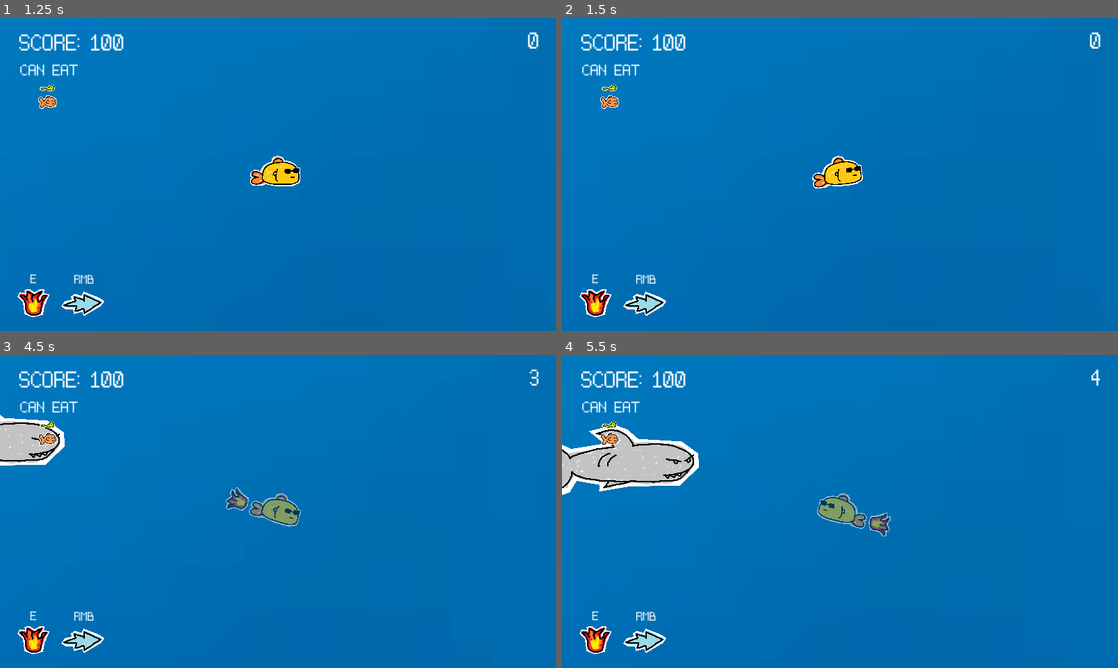
Above: before the commit, frames 1-4 (two rows, left to right).
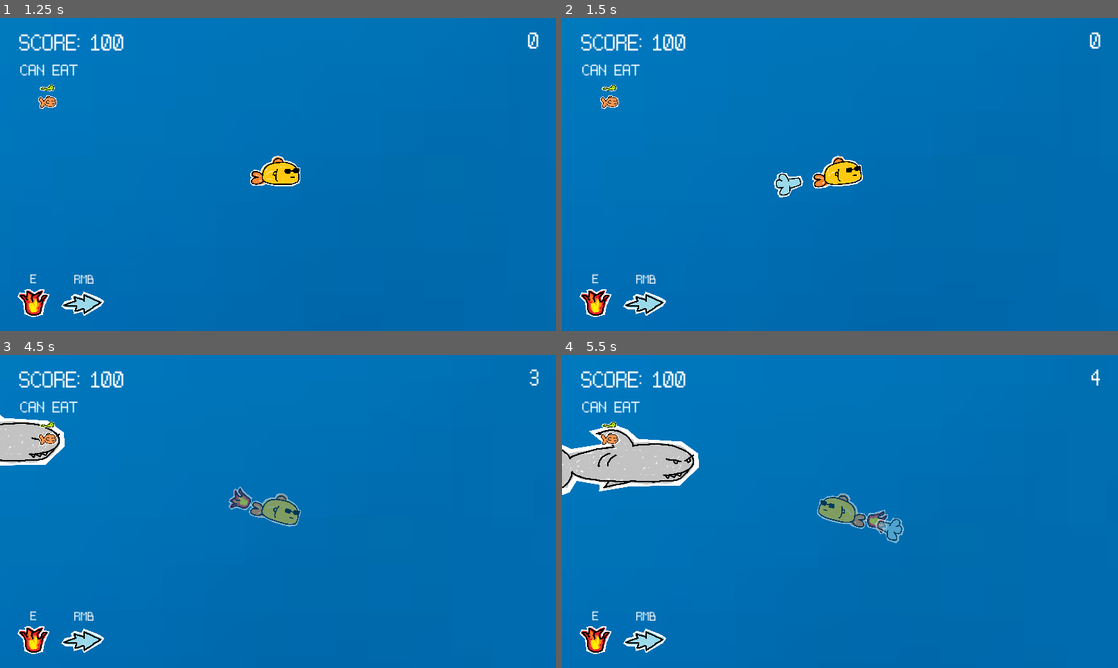
Above: after the commit, the same moments.

Repository: bryanjhdang/gmtk2024
Game: Godot game, scene res://scenes/menu.tscn
The game is run twice, just before and just after one commit, with the same random seed, the same clock (stepped at 60 frames per second) and the same inputs.
Inputs (mouse positions are in pixels of both pictures, inside the frame that each line leads up to):
- Up to frame 1 (1.25 s): click "START" at 0.5 s
- Up to frame 2 (1.5 s): tap Enter at 1.25 s; move the mouse to (962, 158) at 1.27 s; press the mouse at (962, 158) at 1.28 s; right-click (962, 158) at 1.35 s
- Up to frame 3 (4.5 s): tap Space at 2 s; move the mouse to (166, 527) at 2.02 s; release the mouse at (166, 527) at 2.03 s; click (166, 527) at 2.1 s; right-click (166, 527) at 2.3 s; move the mouse to (333, 442) at 2.77 s; press the mouse at (333, 442) at 2.78 s; tap W (chomp) at 2.85 s; tap Enter at 3.5 s; move the mouse to (250, 574) at 3.52 s; release the mouse at (250, 574) at 3.53 s; right-click (250, 574) at 3.6 s; move the mouse to (444, 558) at 4.27 s; hold E (frenzy) from 4.28 s (still down)
- Up to frame 4 (5.5 s): click (1006, 558) at 4.55 s; move the mouse to (673, 464) at 5.02 s; release E (frenzy) at 5.03 s; click (673, 464) at 5.1 s; right-click (673, 464) at 5.3 s

Frame 1 is identical in both runs. In frame 2, 0.3% of the frame differs, in the area x 38-44%, y 49-58%; in frame 3, 0.2%; in frame 4, 0.4%, in the area x 54-62%, y 49-61%.

Commit message:
add dash visual

Diff:
--- a/characters/fish/anglerfish.tscn
+++ b/characters/fish/anglerfish.tscn
@@ -14,7 +14,7 @@
 scale = Vector2(0.25, 0.25)
 texture = ExtResource("1_rh6lt")
 script = ExtResource("2_tch0g")
-value = 300.0
+value = 350.0
 fish_detected_speed = 2.0
 
 [node name="fishBody" type="Area2D" parent="."]
--- /dev/null
+++ b/characters/player/dash.gd
@@ -0,0 +1,32 @@
+extends Sprite2D
+
+@onready var marker = $"../DashMarker"
+
+var push_back_array = [0, 200, 400, 600]
+
+var original_position = Vector2()
+var can_update: bool = true
+var current_index = 0
+
+# Called when the node enters the scene tree for the first time.
+func _ready() -> void:
+	original_position = position
+
+
+# Called every frame. 'delta' is the elapsed time since the previous frame.
+func _process(delta: float) -> void:
+	if is_visible_in_tree():
+		print("hello")
+		if can_update:
+			can_update = false
+			_move_away()
+	else:
+		current_index = 0
+		self.position = marker.position
+
+func _move_away() -> void:
+	var direction = (position - get_parent().position).normalized()
+	position += direction * push_back_array[current_index]
+	current_index = (current_index + 1) % push_back_array.size()
+	await get_tree().create_timer(0.1).timeout
+	can_update = true
--- a/characters/player/frenzy_fire.gd
+++ b/characters/player/frenzy_fire.gd
@@ -11,9 +11,10 @@
 
 # Called every frame. 'delta' is the elapsed time since the previous frame.
 func _process(delta: float) -> void:
-	if can_shake:
-		can_shake = false
-		_shake()
+	if is_visible_in_tree():
+		if can_shake:
+			can_shake = false
+			_shake()
 
 func _shake() -> void:
 	position = original_position + Vector2(
--- a/characters/player/player.tscn
+++ b/characters/player/player.tscn
@@ -1,9 +1,11 @@
-[gd_scene load_steps=7 format=3 uid="uid://dobfx4bhn6edj"]
+[gd_scene load_steps=9 format=3 uid="uid://dobfx4bhn6edj"]
 
 [ext_resource type="Script" path="res://scripts/player.gd" id="1_8td2n"]
 [ext_resource type="Texture2D" uid="uid://bkfj8act1q80l" path="res://assets/main_cutout.png" id="2_s6wvc"]
 [ext_resource type="Texture2D" uid="uid://2e78iq4dxh5m" path="res://assets/frenzy_cutout.png" id="3_7lfde"]
 [ext_resource type="Script" path="res://characters/player/frenzy_fire.gd" id="4_dciv7"]
+[ext_resource type="Texture2D" uid="uid://cbcwio11u85lt" path="res://assets/dash_effect_cutout.png" id="5_yftbg"]
+[ext_resource type="Script" path="res://characters/player/dash.gd" id="6_vs1bu"]
 
 [sub_resource type="GDScript" id="GDScript_vehc7"]
 script/source = "extends Sprite2D
@@ -38,6 +40,15 @@
 texture = ExtResource("3_7lfde")
 script = ExtResource("4_dciv7")
 
+[node name="Dash" type="Sprite2D" parent="Sprite2D"]
+position = Vector2(-1190, 75)
+scale = Vector2(0.855969, 0.855969)
+texture = ExtResource("5_yftbg")
+script = ExtResource("6_vs1bu")
+
+[node name="DashMarker" type="Marker2D" parent="Sprite2D"]
+position = Vector2(-1190, 75)
+
 [node name="CollisionShape2D" type="CollisionShape2D" parent="."]
 rotation = 1.5708
 shape = SubResource("CapsuleShape2D_t2y4k")
--- a/scripts/game_manager.gd
+++ b/scripts/game_manager.gd
@@ -3,7 +3,7 @@
 @onready var hud = %Hud
 
 var score: float
-var target_score: float = 1500.0
+var target_score: float = 2000.0
 
 func _process(delta: float):
 	if (score >= target_score):
--- a/scripts/hud.gd
+++ b/scripts/hud.gd
@@ -49,7 +49,7 @@
 		pufferfish_unlocked = true
 		pufferfish.show()
 		SfxPlayer.play_unlock()
-	if game_manager.score > 300 and anglerfish_unlocked == false:
+	if game_manager.score > 350 and anglerfish_unlocked == false:
 		anglerfish_unlocked = true
 		anglerfish.show()
 		SfxPlayer.play_unlock()
--- a/scripts/player.gd
+++ b/scripts/player.gd
@@ -4,6 +4,7 @@
 @onready var hud = %Hud
 
 @onready var frenzy_visual = $Sprite2D/FrenzyFire
+@onready var dash_visual = $Sprite2D/Dash
 
 # Player
 const SPEED: float = 800.0
@@ -29,7 +30,7 @@
 
 func _ready() -> void:
 	frenzy_visual.hide()
-
+	dash_visual.hide()
 
 # Character movement - the player follows the mouse when left click is held
 func _process(delta: float) -> void:
@@ -121,6 +122,7 @@
 
 func _dash() -> void:
 	if can_dash:
+		dash_visual.show()
 		SfxPlayer.play_dash()
 		can_dash = false
 		is_dashing = true
@@ -135,6 +137,7 @@
 func _end_dash() -> void:
 	is_dashing = false
 	hud._dashCooldown()
+	dash_visual.hide()
 	velocity = dash_direction * SPEED
 
 
Binary file added: assets/dash_effect_cutout.png
Not shown, added: assets/dash_effect_cutout.png.import
